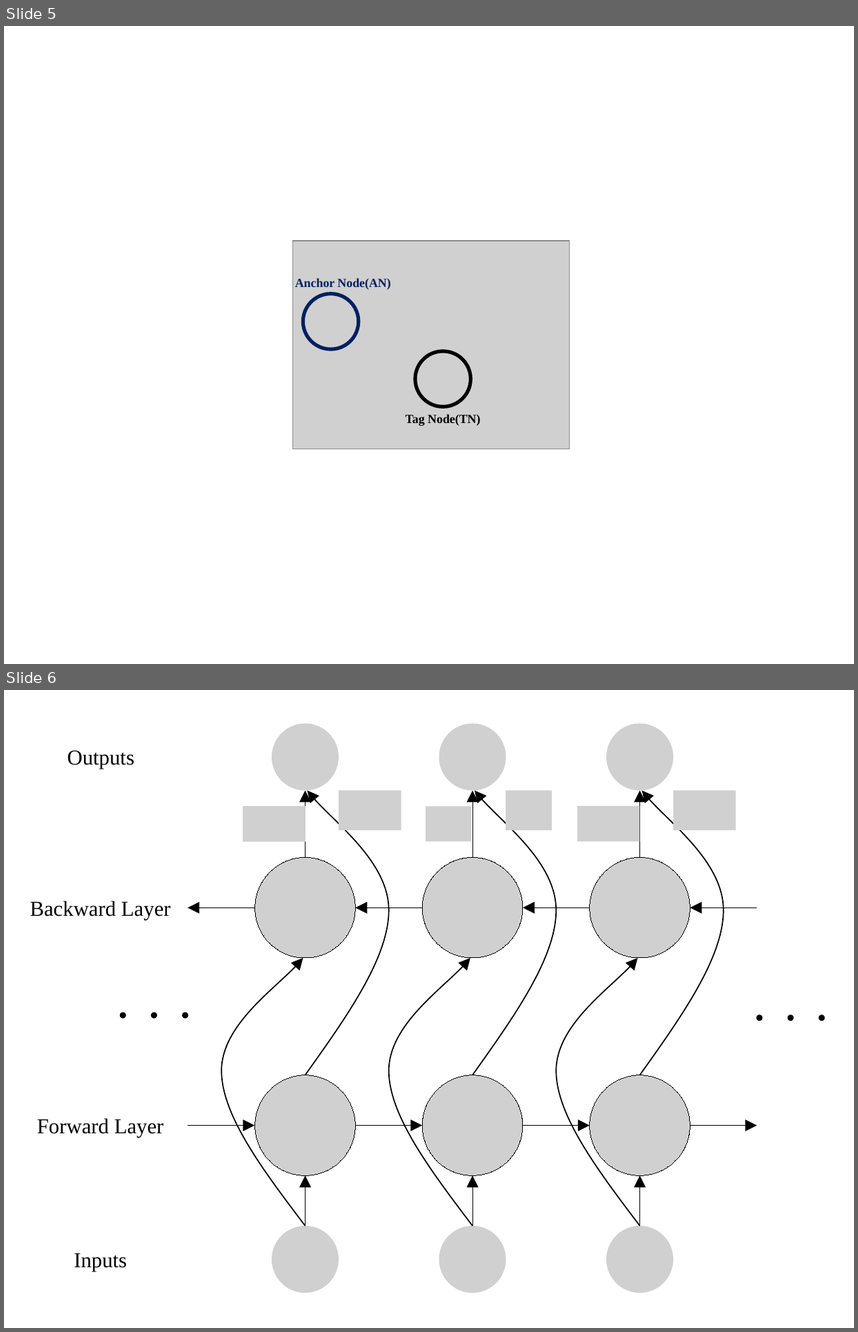
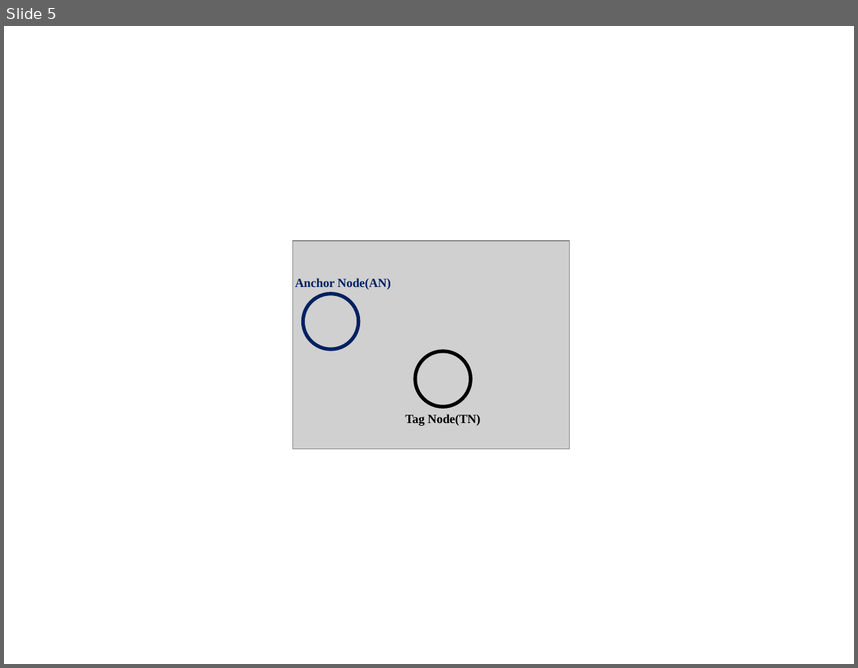
Before and after one commit to LimHyungTae/RONet_paper, a slide deck: changgyu_참고자료/자료.pptx. Shown one above the other, each under a label of ours: slides 5 and 6 before the commit, slide 5 after it. The pictures are 858x1332 and 858x668 pixels, drawn with LibreOffice and Linux fonts; fonts in the diff are those of the drawing; grey boxes stand for pictures. Boxes give left, top, right and bottom in pixels: in the first picture for what was removed or moved away, otherwise in the second. Text is boxed around its words. In the diff, an @@ line names an element or a change of style, - is before the commit and + after.

```diff
--- a/changgyu_참고자료/자료.pptx
+++ b/changgyu_참고자료/자료.pptx
@@ slide 6 removed at [4, 690, 854, 1328], background #FFFFFF @@
@@ group removed at [30, 723, 824, 1292]: 18 pictures, 14 arrows, 6 freeform shapes, 6 ellipses, 4 texts @@
-Backward Layer
-Forward Layer
-Inputs
-Outputs
```
Also in this commit, not shown: 5 other files.
